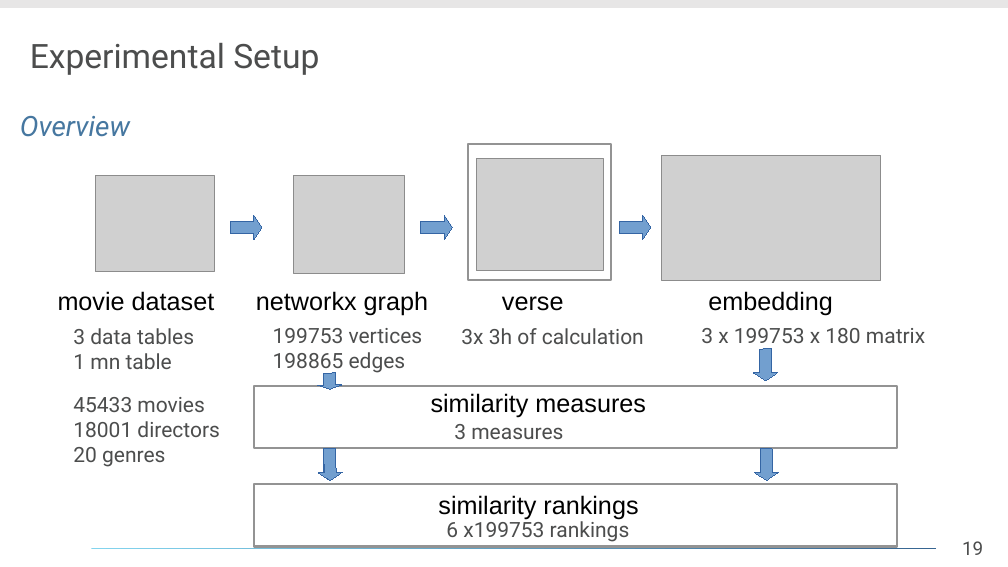
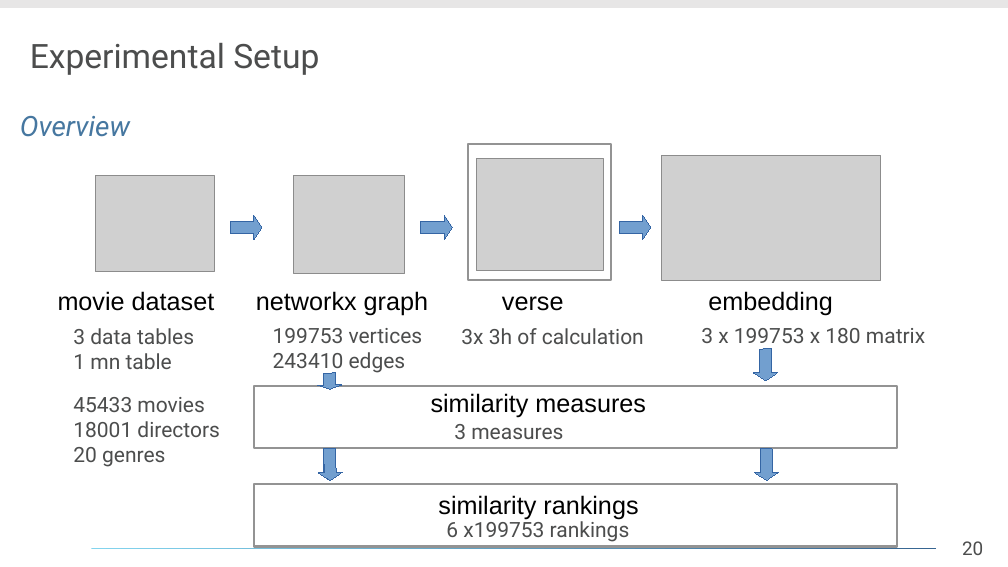
Before and after one commit to daelmo/DB2GraphGenerator, a slide deck: slide 20 of presentation/Analyse_eines_Forschungsthemas.odp (slide 19 before the commit). Drawn at 1008x567 pixels with LibreOffice and Linux fonts; fonts in the diff are those of the drawing; grey boxes stand for pictures; background and template pictures are left out. Boxes give left, top, right and bottom in pixels: in the first picture for what was removed or moved away, otherwise in the second. Text is boxed around its words. In the diff, an @@ line names an element or a change of style, - is before the commit and + after.

```diff
--- a/presentation/Analyse_eines_Forschungsthemas.odp
+++ b/presentation/Analyse_eines_Forschungsthemas.odp
@@ text at [273, 352, 406, 375]: text changed @@
-198865 edges
+243410 edges
@@ page number at [962, 541, 983, 555]: text changed @@
-19
+20
```
Also in this commit, not shown: 8 other slides changed, 3 slides added, 1 slide removed, 7 other files.
